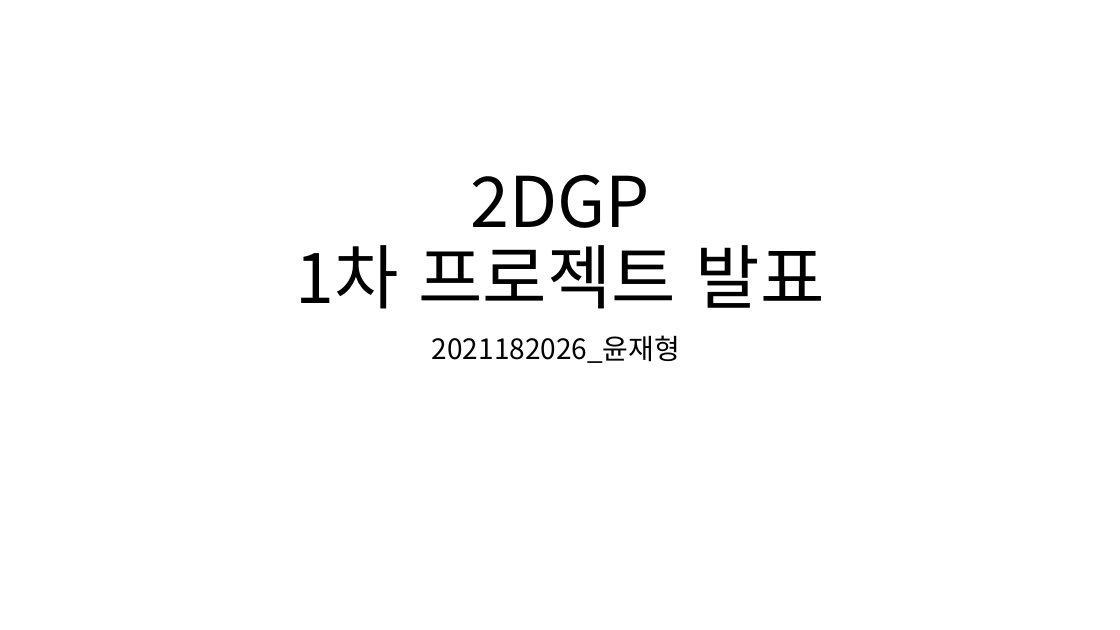
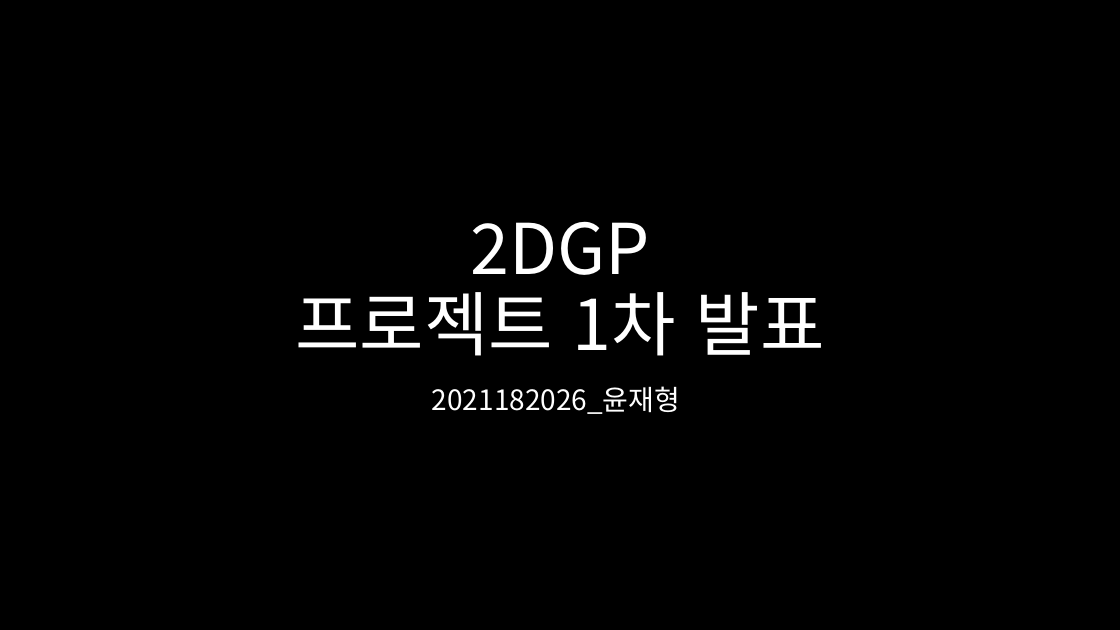
Before and after one commit to Younjaehyung/2DGP-PROJECT, a slide deck: slide 1 of 2DGP_project1.pptx. Drawn at 1120x630 pixels with LibreOffice and Linux fonts; fonts in the diff are those of the drawing; background and template pictures are left out. Boxes give left, top, right and bottom in pixels: in the first picture for what was removed or moved away, otherwise in the second. Text is boxed around its words. In the diff, an @@ line names an element or a change of style, - is before the commit and + after.

Commit message:
1차 발표 ppt 수정1

```diff
--- a/2DGP_project1.pptx
+++ b/2DGP_project1.pptx
@@ background #FFFFFF to picture (left out) @@
@@ title at box(296, 221, 825, 356): text changed; text colour #000000 to #FFFFFF @@
-2DGP
-1차 프로젝트 발표
+2DGP
+프로젝트 1차 발표
@@ subtitle "2021182026_윤재형": place and size @@
-subtitle "2021182026_윤재형" at box(432, 335, 680, 363)
+subtitle "2021182026_윤재형" at box(432, 386, 680, 414)
@@ subtitle "2021182026_윤재형" at box(432, 386, 680, 414): text colour #000000 to #FFFFFF @@
```
Also in this commit, not shown: 7 other slides changed, 1 slide added.
